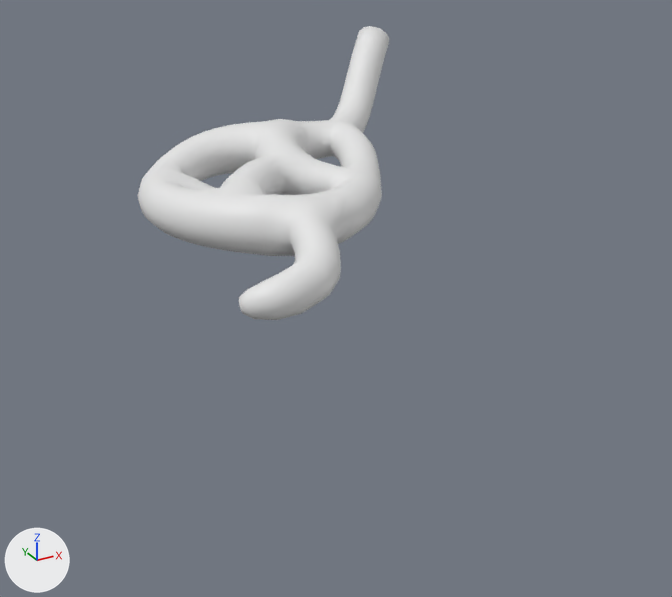
What one commit did to the Blender file skarbnik.blend.
Before and after are seen from a camera (50 mm lens) standing at (-29.8, -62.1, 18.8) and looking at (-3.1, -13.7, -5.4). Every picture has the same lights, and +X, +Y and +Z are marked at lower left.

The first picture shows 'cave'.
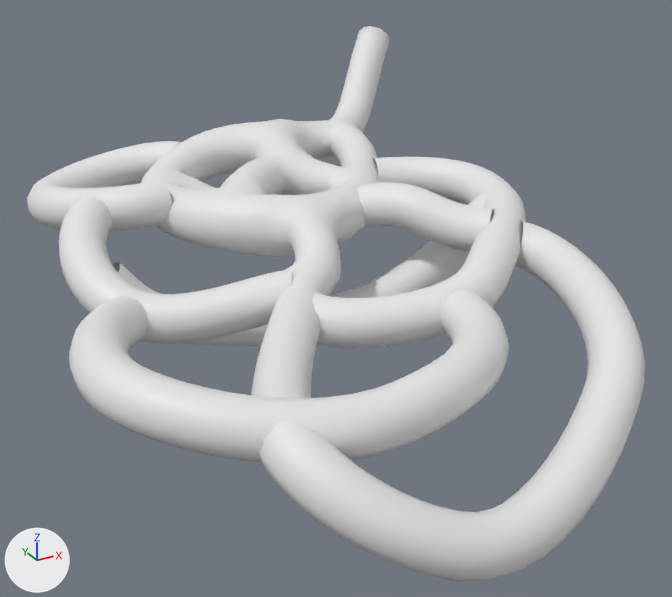
Edits to the bpy script that builds the scene:
```text
Add cu_beziercurve:
    cu_beziercurve = bpy.data.curves.new('BezierCurve', 'CURVE')
    cu_beziercurve.dimensions = '3D'
    _sp = cu_beziercurve.splines.new('BEZIER'); _sp.bezier_points.add(3)
    _sp.bezier_points.foreach_set('co', [-0.293, 0.529, 0.0, 4.559, -8.215, -0.227, -2.397, -16.04, -1.88, -11.49, -10.59, -2.243])
    _sp.bezier_points.foreach_set('handle_left', [-3.692, 1.502, 0.0, 5.917, -3.441, 0.377, 1.022, -13.31, -0.502, -17.28, -13.69, -3.917])
    _sp.bezier_points.foreach_set('handle_right', [3.106, -0.444, 0.0, 3.88, -10.6, -0.53, -5.949, -18.88, -3.31, -2.595, -5.839, 0.326])
    for _p, _l, _r in zip(_sp.bezier_points, ['ALIGNED', 'ALIGNED', 'ALIGNED', 'ALIGNED'], ['ALIGNED', 'ALIGNED', 'ALIGNED', 'ALIGNED']): _p.handle_left_type = _l; _p.handle_right_type = _r
    _sp.order_u = 0
    _sp.order_v = 0
    _sp = cu_beziercurve.splines.new('BEZIER'); _sp.bezier_points.add(2)
    _sp.bezier_points.foreach_set('co', [-12.26, 9.271, 0.743, -22.38, 9.765, -0.867, -16.72, 1.269, 0.399])
    _sp.bezier_points.foreach_set('handle_left', [-10.53, 6.189, 0.743, -20.69, 12.87, -0.867, -20.17, 0.527, 0.399])
    _sp.bezier_points.foreach_set('handle_right', [-13.99, 12.35, 0.743, -24.07, 6.66, -0.867, -13.26, 2.011, 0.399])
    for _p, _l, _r in zip(_sp.bezier_points, ['ALIGNED', 'ALIGNED', 'ALIGNED'], ['ALIGNED', 'ALIGNED', 'ALIGNED']): _p.handle_left_type = _l; _p.handle_right_type = _r
    _sp.order_u = 0
    _sp.order_v = 0
    _sp = cu_beziercurve.splines.new('BEZIER'); _sp.bezier_points.add(2)
    _sp.bezier_points.foreach_set('co', [-21.21, 2.119, -0.00931, -21.66, -6.747, -3.576, -13.0, -11.25, -2.487])
    _sp.bezier_points.foreach_set('handle_left', [-18.83, 4.529, 1.001, -23.77, -4.051, -2.707, -14.56, -10.42, -2.492])
    _sp.bezier_points.foreach_set('handle_right', [-23.36, -0.0556, -0.921, -19.54, -9.443, -4.445, -9.874, -12.9, -2.478])
    for _p, _l, _r in zip(_sp.bezier_points, ['ALIGNED', 'ALIGNED', 'ALIGNED'], ['ALIGNED', 'ALIGNED', 'ALIGNED']): _p.handle_left_type = _l; _p.handle_right_type = _r
    _sp.order_u = 0
    _sp.order_v = 0
    _sp = cu_beziercurve.splines.new('BEZIER'); _sp.bezier_points.add(3)
    _sp.bezier_points.foreach_set('co', [-22.31, -7.741, -3.569, -25.46, -18.6, -2.331, -14.12, -25.77, -2.744, -5.347, -17.7, -2.736])
    _sp.bezier_points.foreach_set('handle_left', [-19.83, -5.362, -4.4, -26.74, -15.31, -2.184, -19.37, -26.21, -3.295, -5.414, -21.21, -3.105])
    _sp.bezier_points.foreach_set('handle_right', [-24.79, -10.12, -2.738, -24.18, -21.89, -2.478, -8.875, -25.33, -2.192, -5.281, -14.18, -2.368])
    for _p, _l, _r in zip(_sp.bezier_points, ['ALIGNED', 'ALIGNED', 'ALIGNED', 'ALIGNED'], ['ALIGNED', 'ALIGNED', 'ALIGNED', 'ALIGNED']): _p.handle_left_type = _l; _p.handle_right_type = _r
    _sp.order_u = 0
    _sp.order_v = 0
    _sp = cu_beziercurve.splines.new('BEZIER'); _sp.bezier_points.add(4)
    _sp.bezier_points.foreach_set('co', [2.172, -13.48, -1.169, -1.182, -26.31, -4.303, -14.77, -31.08, -6.748, -19.76, -23.76, -3.106, -13.11, -12.48, -2.807])
    _sp.bezier_points.foreach_set('handle_left', [-2.217, -10.69, -0.18, 2.61, -23.05, -2.572, -10.5, -32.42, -8.315, -20.81, -26.18, -2.888, -16.21, -16.73, -3.358])
    _sp.bezier_points.foreach_set('handle_right', [4.366, -14.87, -1.663, -3.34, -28.17, -5.288, -19.05, -29.74, -5.181, -17.65, -18.92, -3.542, -10.0, -8.228, -2.255])
    for _p, _l, _r in zip(_sp.bezier_points, ['ALIGNED', 'ALIGNED', 'ALIGNED', 'ALIGNED', 'ALIGNED'], ['ALIGNED', 'ALIGNED', 'ALIGNED', 'ALIGNED', 'ALIGNED']): _p.handle_left_type = _l; _p.handle_right_type = _r
    _sp.order_u = 0
    _sp.order_v = 0
    _sp = cu_beziercurve.splines.new('BEZIER'); _sp.bezier_points.add(1)
    _sp.bezier_points.foreach_set('co', [0.995, -12.31, -0.524, -4.44, -5.276, 0.0301])
    _sp.bezier_points.foreach_set('handle_left', [4.175, -15.61, -0.367, -1.942, -8.871, 1.408])
    _sp.bezier_points.foreach_set('handle_right', [-2.308, -8.876, -0.686, -7.034, -1.542, -1.401])
    for _p, _l, _r in zip(_sp.bezier_points, ['ALIGNED', 'ALIGNED'], ['ALIGNED', 'ALIGNED']): _p.handle_left_type = _l; _p.handle_right_type = _r
    _sp.order_u = 0
    _sp.order_v = 0
    _sp = cu_beziercurve.splines.new('BEZIER'); _sp.bezier_points.add(2)
    _sp.bezier_points.foreach_set('co', [-22.34, -3.347, -2.539, -11.83, -6.234, -6.768, 4.093, -9.035, -0.253])
    _sp.bezier_points.foreach_set('handle_left', [-24.57, -2.896, 0.16, -20.5, -4.069, -5.791, 1.554, -7.988, -2.479])
    _sp.bezier_points.foreach_set('handle_right', [-20.1, -3.797, -5.238, -3.159, -8.399, -7.745, 6.633, -10.08, 1.973])
    for _p, _l, _r in zip(_sp.bezier_points, ['ALIGNED', 'ALIGNED', 'ALIGNED'], ['ALIGNED', 'ALIGNED', 'ALIGNED']): _p.handle_left_type = _l; _p.handle_right_type = _r
    _sp.order_u = 0
    _sp.order_v = 0
    cu_beziercurve.use_path = True
    cu_beziercurve.bevel_depth = 1.5
    cu_beziercurve.fill_mode = 'FULL'
Add ob_beziercurve:
    ob_beziercurve = bpy.data.objects.new('BezierCurve', cu_beziercurve)
    ob_beziercurve.location = (5.86, -4.29, -1.08)
```

Where the change shows, as pixel boxes [x1, y1, x2, y2] in the pictures (672 x 597 px):
'BezierCurve', added
    after: [27, 141, 645, 581]
